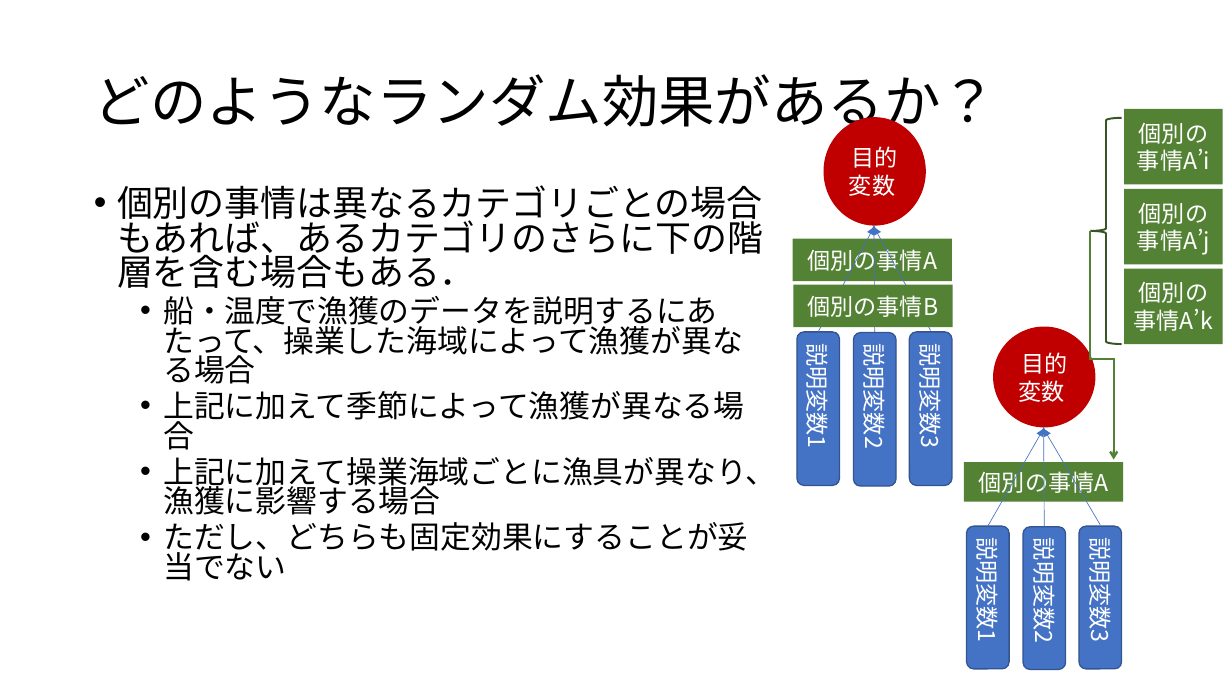
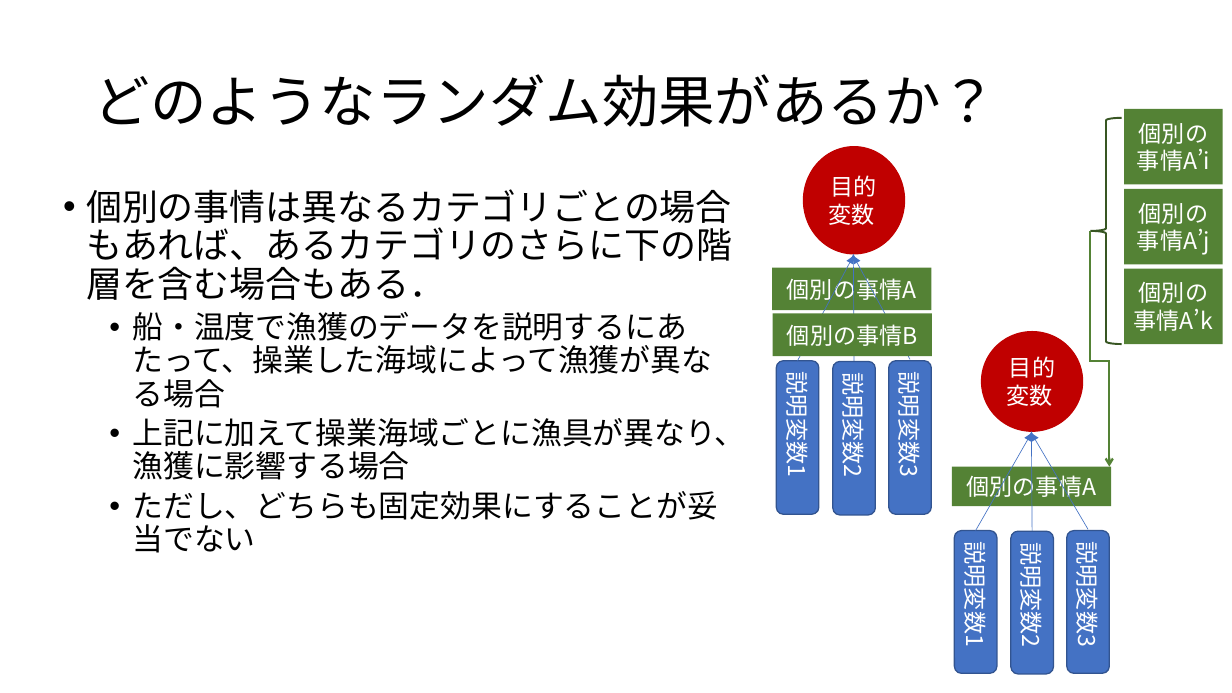
Before and after one commit to KoHMB/Shigen_kensyu_FRA, a slide deck: slide 4 of R/スライド/第29回.pptx. Drawn at 1232x693 pixels with LibreOffice and Linux fonts; fonts in the diff are those of the drawing. Boxes give left, top, right and bottom in pixels: in the first picture for what was removed or moved away, otherwise in the second. Text is boxed around its words. In the diff, an @@ line names an element or a change of style, - is before the commit and + after.

```diff
--- a/R/スライド/第29回.pptx
+++ b/R/スライド/第29回.pptx
@@ text "個別の事情は異なるカテゴリごとの場合もあれば、あるカテゴリのさらに下の階層を含む場合もある．": place and size @@
-text "個別の事情は異なるカテゴリごとの場合もあれば、あるカテゴリのさらに下の階層を含む場合もある．" at [117, 185, 776, 581]
+text "個別の事情は異なるカテゴリごとの場合もあれば、あるカテゴリのさらに下の階層を含む場合もある．" at [86, 189, 745, 553]
@@ text "個別の事情は異なるカテゴリごとの場合もあれば、あるカテゴリのさらに下の階層を含む場合もある．" at [86, 189, 745, 553]: line spacing 0.8 to 0.9 @@
@@ elbow arrow moved from (1090, 231) - (1114, 459) to (1090, 231) - (1110, 467) @@
@@ 3 rounded rectangles, 3 arrows, 2 rectangles, 1 ellipse: place and size @@
-3 rounded rectangles, 3 arrows, 2 rectangles, 1 ellipse at [793, 118, 952, 486]
+3 rounded rectangles, 3 arrows, 2 rectangles, 1 ellipse at [773, 147, 932, 515]
@@ text at [163, 391, 744, 450]: paragraph removed @@
-  • 上記に加えて季節によって漁獲が異なる場合
@@ 3 arrows, 2 rounded rectangles, 1 rectangle, 1 ellipse: place and size @@
-3 arrows, 2 rounded rectangles, 1 rectangle, 1 ellipse at [964, 327, 1123, 669]
+3 arrows, 2 rounded rectangles, 1 rectangle, 1 ellipse at [952, 332, 1111, 674]
@@ rounded rectangle "説明変数3": place and size @@
-rounded rectangle "説明変数3" at [1080, 527, 1122, 669]
+rounded rectangle "説明変数3" at [1067, 531, 1109, 673]
```
Also in this commit, not shown: 5 other slides changed, 5 other files.
